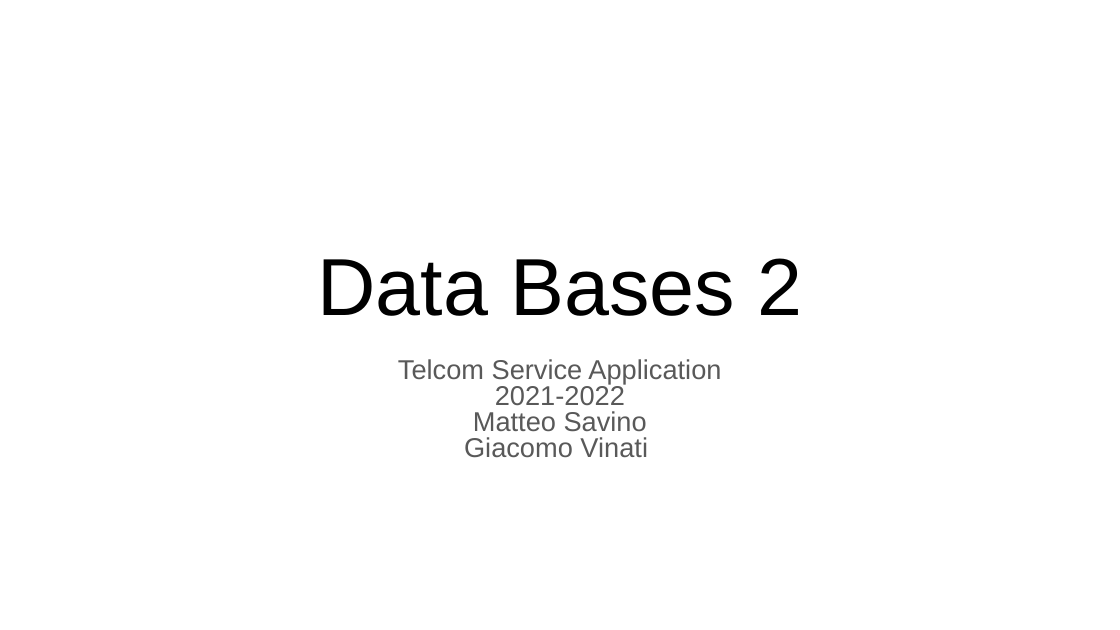
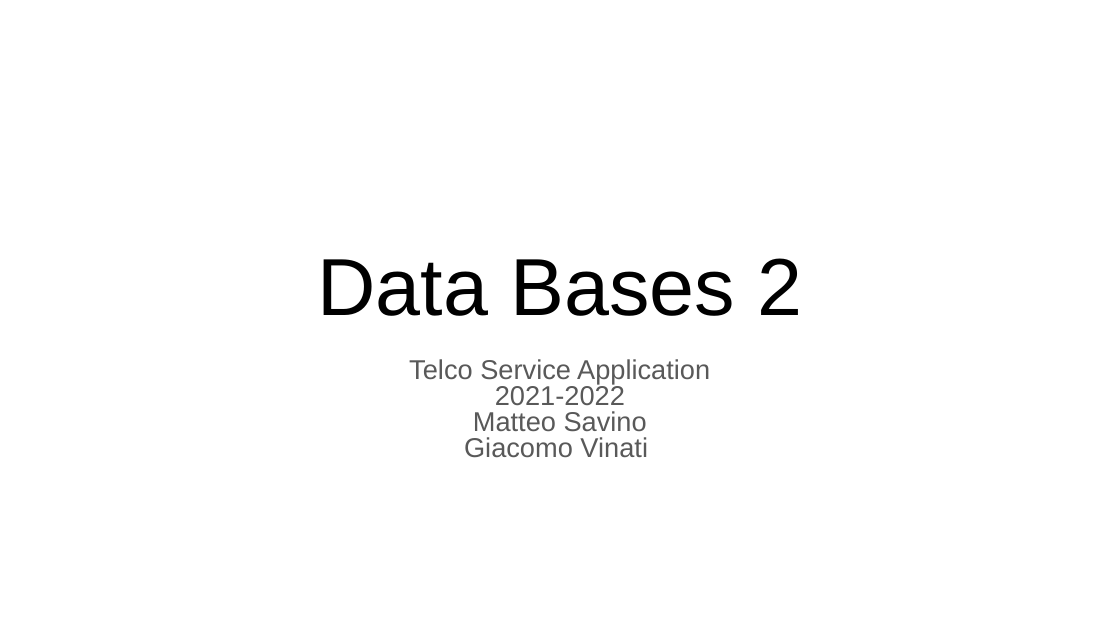
Before and after one commit to Crocus98/Data-Bases-2-Project, a slide deck: slide 1 of Db2_Savino_Vinati_Doc/DB2SavinoVinati.pptx. Drawn at 1120x630 pixels with LibreOffice and Linux fonts; fonts in the diff are those of the drawing. Boxes give left, top, right and bottom in pixels: in the first picture for what was removed or moved away, otherwise in the second. Text is boxed around its words. In the diff, an @@ line names an element or a change of style, - is before the commit and + after.

Commit message:
pdf and pptx update

```diff
--- a/Db2_Savino_Vinati_Doc/DB2SavinoVinati.pptx
+++ b/Db2_Savino_Vinati_Doc/DB2SavinoVinati.pptx
@@ subtitle at (409,359,710,384): text changed @@
-Telcom Service Application
+Telco Service Application
```
Also in this commit, not shown: 2 other files.
